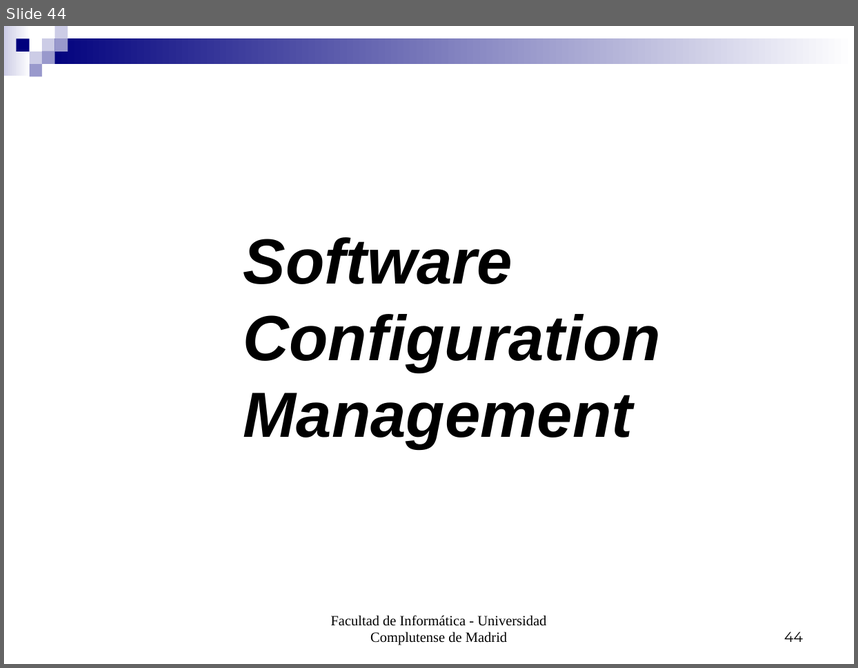
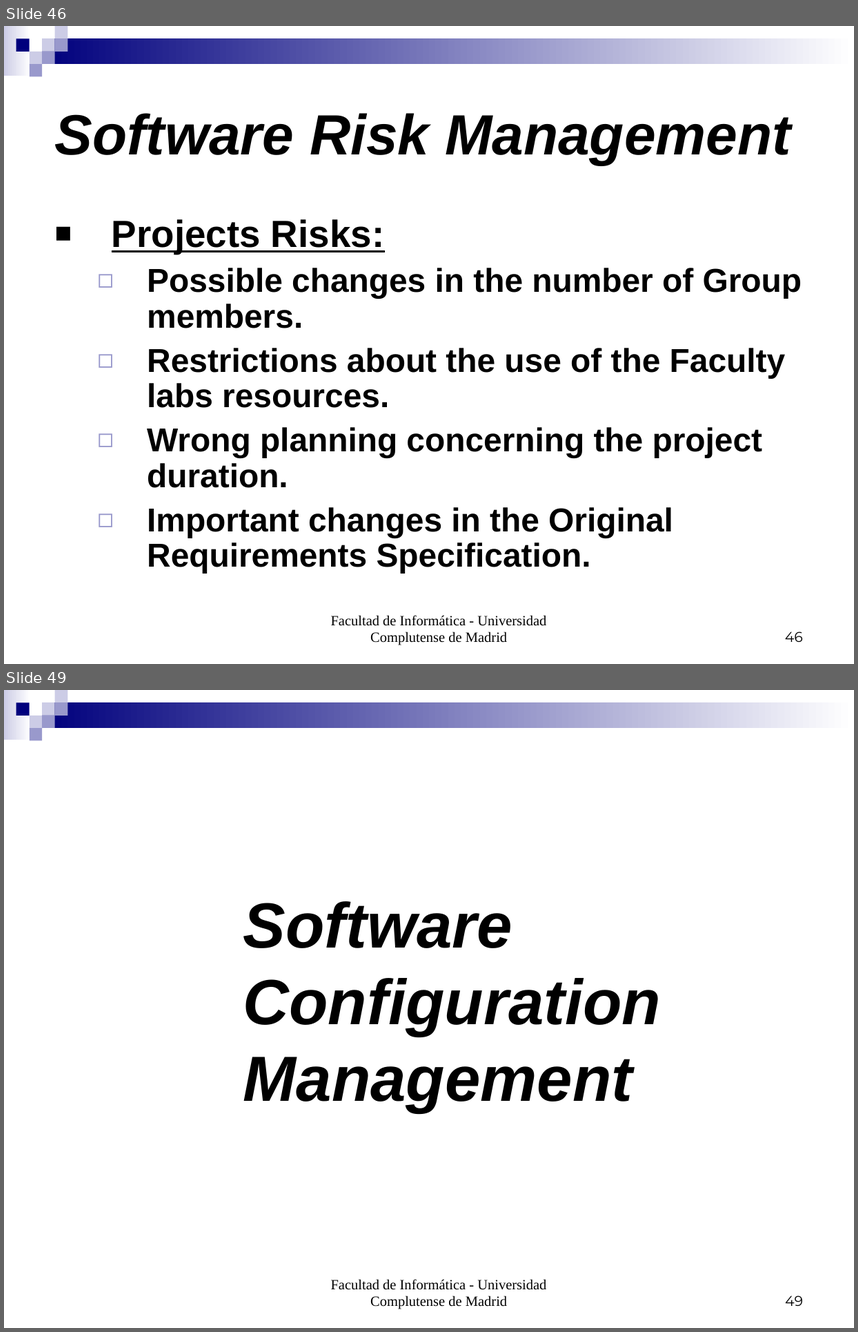
Before and after one commit to salcedonia/egorilla-software-engineering-2008-2009, a slide deck: doc/PresentacionIS.ppt. Shown one above the other, each under a label of ours: slide 44 before the commit, slides 46 and 49 after it; the slides between them are not shown. The pictures are 858x668 and 858x1332 pixels, drawn with LibreOffice and Linux fonts; fonts in the diff are those of the drawing. Boxes give left, top, right and bottom in pixels: in the first picture for what was removed or moved away, otherwise in the second. Text is boxed around its words. In the diff, an @@ line names an element or a change of style, - is before the commit and + after.

```diff
--- a/doc/PresentacionIS.ppt
+++ b/doc/PresentacionIS.ppt
@@ slide 46 added at [4, 26, 854, 664], background #FFFFFF; not listed: 9 template elements that a slide beside it also shows @@
@@ title added at [55, 113, 791, 165], 48 pt, text #000000, bold, italic @@
+Software Risk Management
@@ text added at [112, 219, 802, 573], 28 pt, text #000000, bold @@
+■ Projects Risks:
+  ◻ Possible changes in the number of Group members.
+  ◻ Restrictions about the use of the Faculty labs resources.
+  ◻ Wrong planning concerning the project duration.
+  ◻ Important changes in the Original Requirements Specification.
@@ text added at [331, 615, 546, 645], 12 pt, text #000000 @@
+Facultad de Informática - Universidad Complutense de Madrid
@@ page number added at [785, 631, 803, 641], 12 pt, text #000000 @@
+46
@@ what was slide 44 is now slide 49 @@
@@ page number at [785, 1295, 803, 1305]: text changed @@
-44
+49
```
Also in this commit, not shown: 1 slide changed, 4 other slides added.
